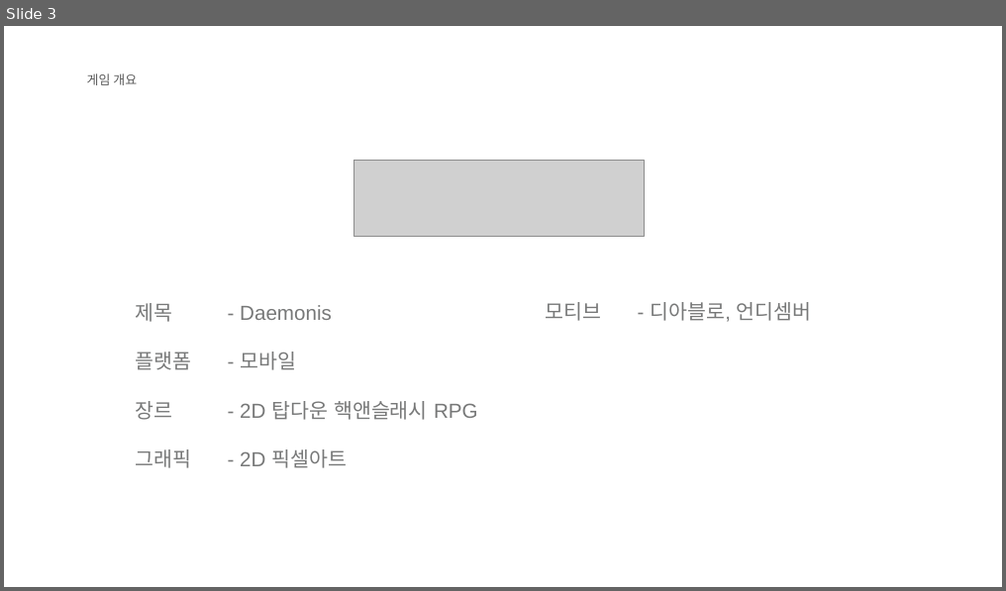
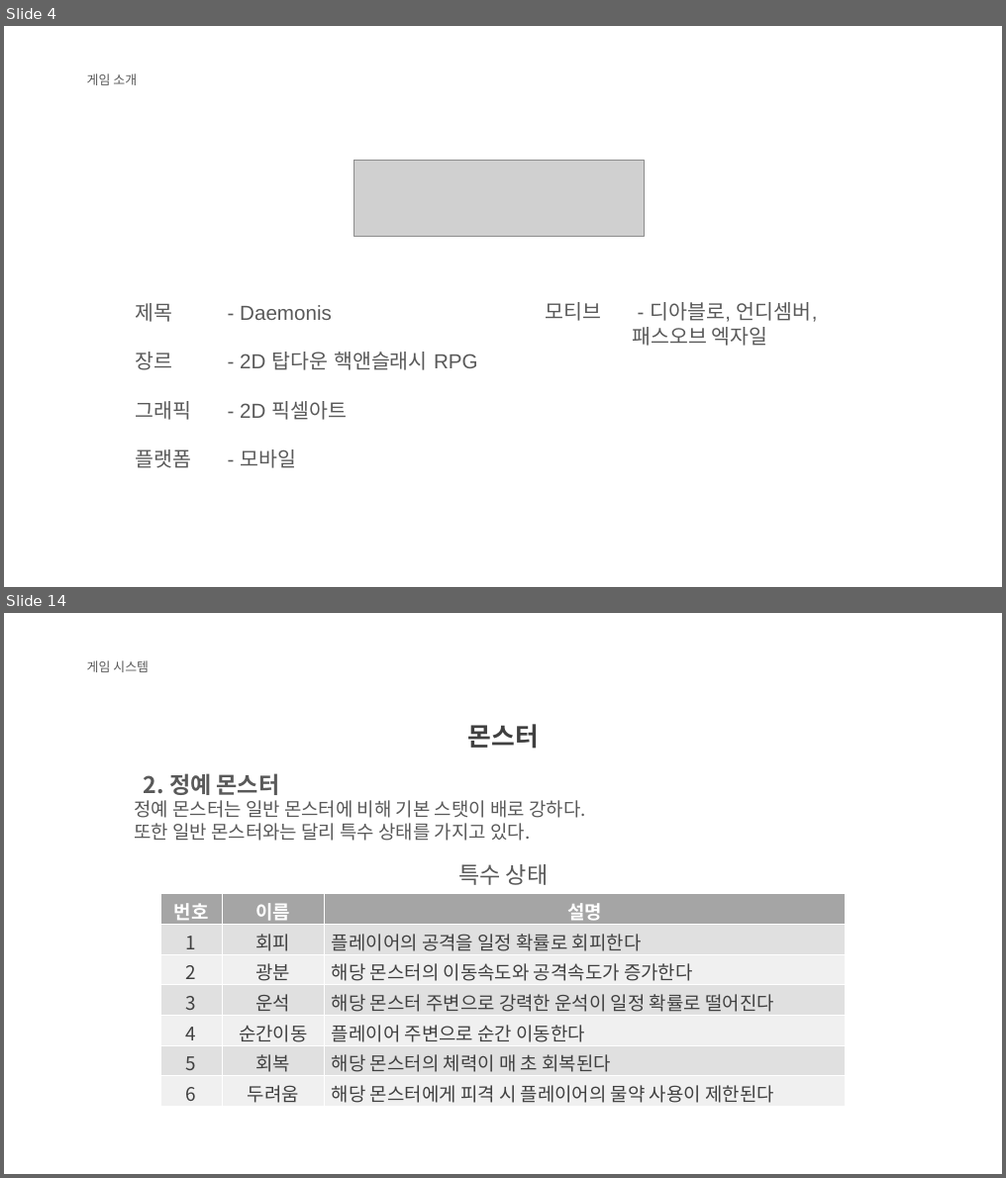
Before and after one commit to KJGoody/Daemonis, a slide deck: Deamonis(데모니스) 기획서/Daemonis PPT.pptx. Shown one above the other, each under a label of ours: slide 3 before the commit, slides 4 and 14 after it; the slides between them are not shown. The pictures are 1006x591 and 1006x1178 pixels, drawn with LibreOffice and Linux fonts; fonts in the diff are those of the drawing; grey boxes stand for pictures; background and template pictures are left out. Boxes give left, top, right and bottom in pixels: in the first picture for what was removed or moved away, otherwise in the second. Text is boxed around its words. In the diff, an @@ line names an element or a change of style, - is before the commit and + after.

```diff
--- a/Deamonis(데모니스) 기획서/Daemonis PPT.pptx
+++ b/Deamonis(데모니스) 기획서/Daemonis PPT.pptx
@@ slide 14 added at bbox=[4, 613, 1002, 1174], background picture (left out) @@
@@ text added at bbox=[87, 661, 149, 672], 12.3 pt, text #595959 @@
+게임 시스템
@@ text added at bbox=[468, 724, 539, 749], 24.6 pt, text #404040, bold @@
+몬스터
@@ text added at bbox=[134, 773, 585, 841], 18 pt, text #595959 @@
+2. 정예 몬스터
+정예 몬스터는 일반 몬스터에 비해 기본 스탯이 배로 강하다.
+또한 일반 몬스터와는 달리 특수 상태를 가지고 있다.
@@ text added at bbox=[458, 864, 548, 885], 22 pt, text #595959 @@
+특수 상태
@@ table added at bbox=[160, 894, 846, 1107], 7 rows, 3 columns @@
+번호 | 이름 | 설명
+1 | 회피 | 플레이어의 공격을 일정 확률로 회피한다
+2 | 광분 | 해당 몬스터의 이동속도와 공격속도가 증가한다
+3 | 운석 | 해당 몬스터 주변으로 강력한 운석이 일정 확률로 떨어진다
+4 | 순간이동 | 플레이어 주변으로 순간 이동한다
+5 | 회복 | 해당 몬스터의 체력이 매 초 회복된다
+6 | 두려움 | 해당 몬스터에게 피격 시 플레이어의 물약 사용이 제한된다
@@ what was slide 3 is now slide 4 @@
@@ slide 4 changed as well @@
@@ text at bbox=[87, 74, 137, 85]: text changed @@
-게임 개요
+게임 소개
@@ text at bbox=[136, 303, 478, 420]: text colour #777878 to #595959 in "제목 - Daemonis", "장르 - 2D 탑다운 핵앤슬래시 RPG", "그래픽 - 2D 픽셀아트" @@
@@ text at bbox=[546, 302, 818, 346]: text changed; text colour #777878 to #595959 @@
-모티브 - 디아블로, 언디셈버
+모티브 - 디아블로, 언디셈버,
+패스오브 엑자일
@@ text at bbox=[136, 352, 296, 371]: paragraph removed @@
-플랫폼 - 모바일
@@ text at bbox=[136, 450, 296, 469]: paragraph added @@
+플랫폼 - 모바일
```
Also in this commit, not shown: 3 other slides changed, 14 other slides added, 11 slides removed.
